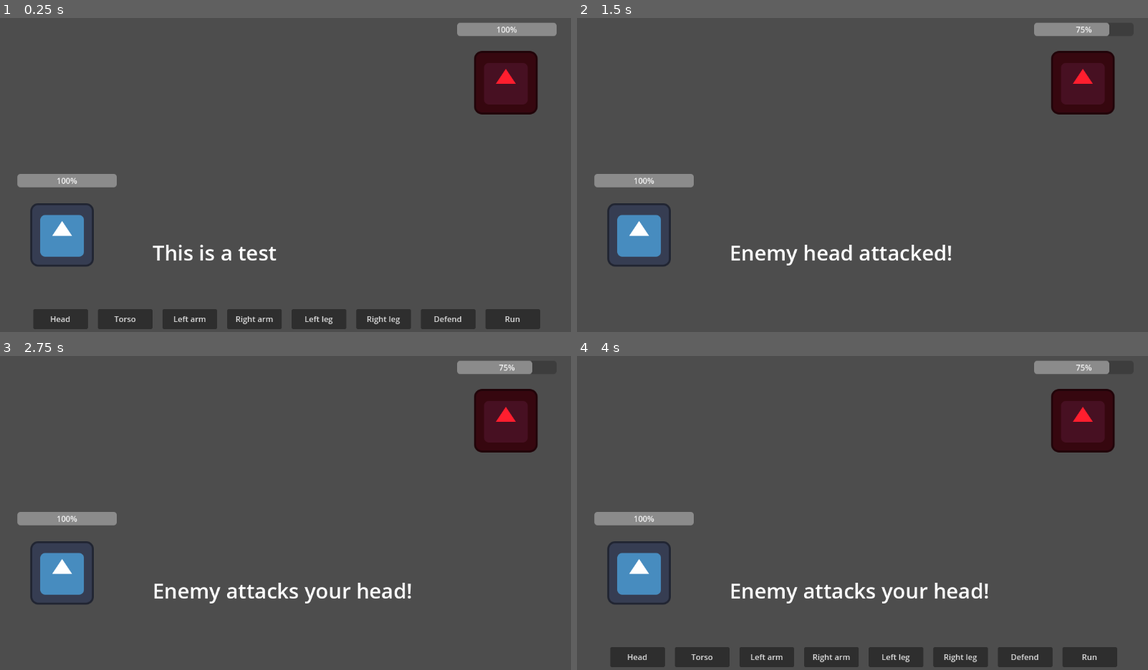
Above: before the commit, frames 1-4 (two rows, left to right).
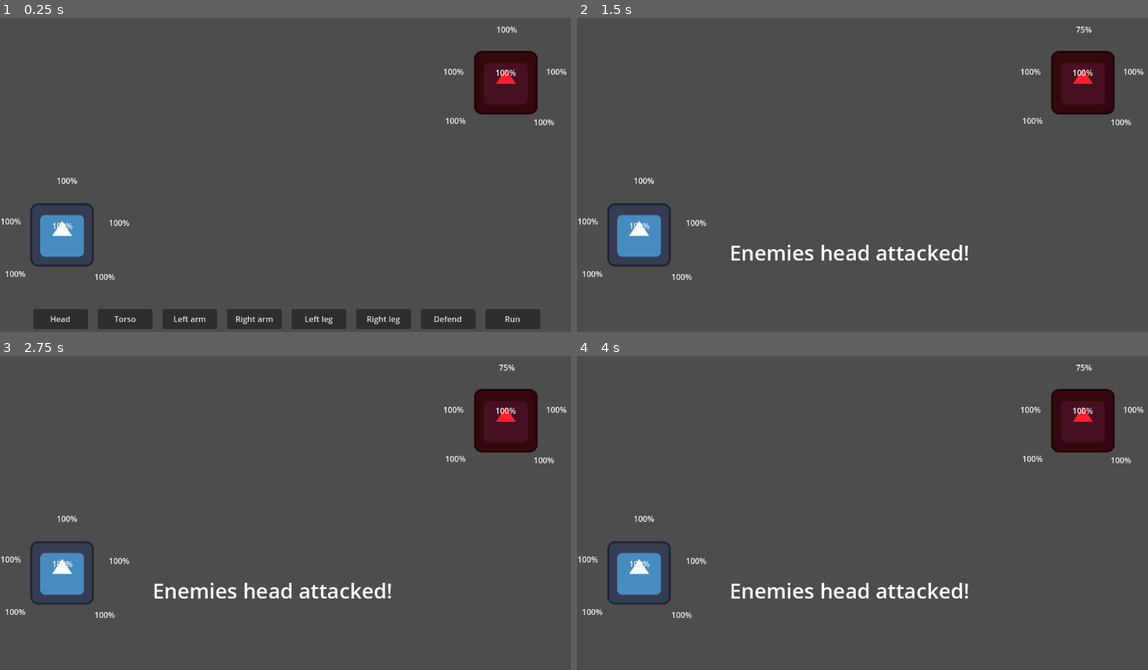
Above: after the commit, the same moments.

Repository: wildkind-gg/godot-wild-jam_68
Game: Godot game, scene res://Scenes/battle.tscn
The game is run twice, just before and just after one commit, with the same random seed, the same clock (stepped at 60 frames per second) and the same inputs. The engine's default icon, where the game draws it, is replaced by a stand-in: a white triangle on a blue panel in a dark square.
Inputs:
- Up to frame 1 (0.25 s): no input
- Up to frame 2 (1.5 s): click "Head" at 0.5 s; tap Enter at 1.25 s
- Up to frame 3 (2.75 s): no input
- Up to frame 4 (4 s): tap Space at 2.75 s; tap Enter at 3.5 s

The runs differ from the first frame. In frame 1, 2.2% of the frame differs, in the area x 0-100%, y 1-84%; in frame 2, 2.5%; in frame 3, 2.5%; in frame 4, 7.2%, in the area x 0-100%, y 1-100%.
Error after the commit: Invalid access to property or key 'player_turn_started' on a base object of type 'Resource'. (res://Scripts/battle.gd:9)

Commit message:
battle and conductor
- created bare bones battle scene
- began work on conductor node

Diff:
--- a/Scenes/battle.tscn
+++ b/Scenes/battle.tscn
@@ -1,8 +1,17 @@
-[gd_scene load_steps=7 format=3 uid="uid://c3ev5xwygolwl"]
+[gd_scene load_steps=9 format=3 uid="uid://c3ev5xwygolwl"]
 
 [ext_resource type="Script" path="res://Scripts/battle.gd" id="1_wb0f5"]
 [ext_resource type="PackedScene" uid="uid://ckrm64kavjvpr" path="res://Scenes/player.tscn" id="2_qdcmu"]
 [ext_resource type="PackedScene" uid="uid://cpxmv4kpifn3x" path="res://Scenes/enemy.tscn" id="3_ebjh3"]
+
+[sub_resource type="StyleBoxFlat" id="StyleBoxFlat_ajrwm"]
+bg_color = Color(0.6, 0.6, 0.6, 0)
+
+[sub_resource type="StyleBoxFlat" id="StyleBoxFlat_ca5t3"]
+bg_color = Color(0.6, 0.6, 0.6, 0)
+
+[sub_resource type="Animation" id="Animation_00tku"]
+length = 0.001
 
 [sub_resource type="Animation" id="Animation_6vtxd"]
 resource_name = "tackle"
@@ -20,9 +29,6 @@
 "values": [Vector2(125, 452), Vector2(175, 452), Vector2(125, 452)]
 }
 
-[sub_resource type="Animation" id="Animation_00tku"]
-length = 0.001
-
 [sub_resource type="AnimationLibrary" id="AnimationLibrary_jwsv8"]
 _data = {
 "RESET": SubResource("Animation_00tku"),
@@ -38,7 +44,6 @@
 offset_right = 666.0
 offset_bottom = 542.0
 theme_override_font_sizes/font_size = 42
-text = "This is a test"
 
 [node name="UI" type="CanvasLayer" parent="."]
 
@@ -106,25 +111,113 @@
 
 [node name="Gauges" type="Node" parent="UI/Battle_UI"]
 
-[node name="Player_Head" type="ProgressBar" parent="UI/Battle_UI/Gauges"]
-custom_minimum_size = Vector2(200, 0)
+[node name="Player_Limbs" type="Node" parent="UI/Battle_UI/Gauges"]
+
+[node name="Player_Head" type="ProgressBar" parent="UI/Battle_UI/Gauges/Player_Limbs"]
 offset_left = 35.0
 offset_top = 329.0
 offset_right = 235.0
 offset_bottom = 356.0
-
-[node name="Enemy_Head" type="ProgressBar" parent="UI/Battle_UI/Gauges"]
-custom_minimum_size = Vector2(200, 0)
+theme_override_styles/background = SubResource("StyleBoxFlat_ajrwm")
+theme_override_styles/fill = SubResource("StyleBoxFlat_ca5t3")
+
+[node name="Player_Rarm" type="ProgressBar" parent="UI/Battle_UI/Gauges/Player_Limbs"]
+offset_left = 140.0
+offset_top = 414.0
+offset_right = 340.0
+offset_bottom = 441.0
+theme_override_styles/background = SubResource("StyleBoxFlat_ajrwm")
+theme_override_styles/fill = SubResource("StyleBoxFlat_ca5t3")
+
+[node name="Player_Larm" type="ProgressBar" parent="UI/Battle_UI/Gauges/Player_Limbs"]
+offset_left = -78.0
+offset_top = 411.0
+offset_right = 122.0
+offset_bottom = 438.0
+theme_override_styles/background = SubResource("StyleBoxFlat_ajrwm")
+theme_override_styles/fill = SubResource("StyleBoxFlat_ca5t3")
+
+[node name="Player_Lleg" type="ProgressBar" parent="UI/Battle_UI/Gauges/Player_Limbs"]
+offset_left = -69.0
+offset_top = 517.0
+offset_right = 131.0
+offset_bottom = 544.0
+theme_override_styles/background = SubResource("StyleBoxFlat_ajrwm")
+theme_override_styles/fill = SubResource("StyleBoxFlat_ca5t3")
+
+[node name="Player_Rleg" type="ProgressBar" parent="UI/Battle_UI/Gauges/Player_Limbs"]
+offset_left = 111.0
+offset_top = 523.0
+offset_right = 311.0
+offset_bottom = 550.0
+theme_override_styles/background = SubResource("StyleBoxFlat_ajrwm")
+theme_override_styles/fill = SubResource("StyleBoxFlat_ca5t3")
+
+[node name="Player_Torso" type="ProgressBar" parent="UI/Battle_UI/Gauges/Player_Limbs"]
+offset_left = 26.0
+offset_top = 420.0
+offset_right = 226.0
+offset_bottom = 447.0
+theme_override_styles/background = SubResource("StyleBoxFlat_ajrwm")
+theme_override_styles/fill = SubResource("StyleBoxFlat_ca5t3")
+
+[node name="Enemy_Limbs" type="Node" parent="UI/Battle_UI/Gauges"]
+
+[node name="Enemy_Head" type="ProgressBar" parent="UI/Battle_UI/Gauges/Enemy_Limbs"]
 offset_left = 920.0
 offset_top = 24.0
 offset_right = 1120.0
 offset_bottom = 51.0
+theme_override_styles/background = SubResource("StyleBoxFlat_ajrwm")
+theme_override_styles/fill = SubResource("StyleBoxFlat_ca5t3")
+
+[node name="Enemy_Rarm" type="ProgressBar" parent="UI/Battle_UI/Gauges/Enemy_Limbs"]
+offset_left = 1020.0
+offset_top = 109.0
+offset_right = 1220.0
+offset_bottom = 136.0
+theme_override_styles/background = SubResource("StyleBoxFlat_ajrwm")
+theme_override_styles/fill = SubResource("StyleBoxFlat_ca5t3")
+
+[node name="Enemy_Larm" type="ProgressBar" parent="UI/Battle_UI/Gauges/Enemy_Limbs"]
+offset_left = 813.0
+offset_top = 109.0
+offset_right = 1013.0
+offset_bottom = 136.0
+theme_override_styles/background = SubResource("StyleBoxFlat_ajrwm")
+theme_override_styles/fill = SubResource("StyleBoxFlat_ca5t3")
+
+[node name="Enemy_Lleg" type="ProgressBar" parent="UI/Battle_UI/Gauges/Enemy_Limbs"]
+offset_left = 817.0
+offset_top = 208.0
+offset_right = 1017.0
+offset_bottom = 235.0
+theme_override_styles/background = SubResource("StyleBoxFlat_ajrwm")
+theme_override_styles/fill = SubResource("StyleBoxFlat_ca5t3")
+
+[node name="Enemy_Rleg" type="ProgressBar" parent="UI/Battle_UI/Gauges/Enemy_Limbs"]
+offset_left = 995.0
+offset_top = 211.0
+offset_right = 1195.0
+offset_bottom = 238.0
+theme_override_styles/background = SubResource("StyleBoxFlat_ajrwm")
+theme_override_styles/fill = SubResource("StyleBoxFlat_ca5t3")
+
+[node name="Enemy_Torso" type="ProgressBar" parent="UI/Battle_UI/Gauges/Enemy_Limbs"]
+offset_left = 918.0
+offset_top = 111.0
+offset_right = 1118.0
+offset_bottom = 138.0
+theme_override_styles/background = SubResource("StyleBoxFlat_ajrwm")
+theme_override_styles/fill = SubResource("StyleBoxFlat_ca5t3")
 
 [node name="Player" parent="." instance=ExtResource("2_qdcmu")]
 position = Vector2(125, 452)
 
 [node name="Enemy" parent="." instance=ExtResource("3_ebjh3")]
 position = Vector2(1018, 145)
+speed = 5.0
+currentHeals = 2.0
 
 [node name="Camera2D" type="Camera2D" parent="."]
 position = Vector2(576, 324)
--- /dev/null
+++ b/Scenes/conductor.tscn
@@ -0,0 +1,8 @@
+[gd_scene load_steps=2 format=3 uid="uid://dittm8xt3v3dp"]
+
+[ext_resource type="Script" path="res://Scripts/Conductor.gd" id="1_f0w64"]
+
+[node name="Conductor" type="AudioStreamPlayer"]
+script = ExtResource("1_f0w64")
+
+[node name="StartTimer" type="Timer" parent="."]
--- a/Scenes/enemy.tscn
+++ b/Scenes/enemy.tscn
@@ -1,8 +1,10 @@
-[gd_scene load_steps=2 format=3 uid="uid://cpxmv4kpifn3x"]
+[gd_scene load_steps=3 format=3 uid="uid://cpxmv4kpifn3x"]
 
+[ext_resource type="Script" path="res://Scripts/enemy.gd" id="1_vxg0j"]
 [ext_resource type="Texture2D" uid="uid://b6e1kho53dcno" path="res://Misc/icon.svg" id="1_wxili"]
 
 [node name="Enemy" type="Node2D"]
+script = ExtResource("1_vxg0j")
 
 [node name="Sprite2D" type="Sprite2D" parent="."]
 modulate = Color(1, 0.117647, 0.180392, 1)
--- /dev/null
+++ b/Scripts/Conductor.gd
@@ -0,0 +1,22 @@
+extends AudioStreamPlayer
+
+@export var bpm = 100
+@export var measures = 4
+
+#tracking beat and song position
+var song_position: float = 0.0
+var song_position_in_beats = 1
+var sec_per_beat : float = 60.0 / bpm
+var last_reported_beat = 0
+var beats_before_start = 0
+var measure = 1
+
+#determining how close to the beat an event is
+var closest = 0
+var time_off_beat : float = 0.0
+
+signal beat(position)
+signal measure_sig(position)
+
+func _ready():
+	sec_per_beat = 60.0 / bpm
--- a/Scripts/Global.gd
+++ b/Scripts/Global.gd
@@ -1,4 +1,16 @@
 extends Node
 
-var playerHead = 100
-var enemyHead = 100
+var playerHead:float = 100.0
+var playerLarm:float = 100.0
+var playerRarm:float = 100.0
+var playerLleg:float = 100.0
+var playerRleg:float = 100.0
+var playerTorso:float = 100.0
+var enemyHead:float = 100.0
+var enemyLarm:float = 100.0
+var enemyRarm:float = 100.0
+var enemyLleg:float = 100.0
+var enemyRleg:float = 100.0
+var enemyTorso:float = 100.0
+
+var turnCounter = 0
--- a/Scripts/TurnManager.gd
+++ b/Scripts/TurnManager.gd
@@ -1,4 +1,4 @@
-extends Resource
+extends AudioStreamPlayer
 
 class_name TurnManager
 
--- a/Scripts/battle.gd
+++ b/Scripts/battle.gd
@@ -14,48 +14,66 @@
 	# leave game press esc
 	if Input.is_action_just_pressed("ui_cancel"):
 		get_tree().quit()
-	$UI/Battle_UI/Gauges/Player_Head.value = Global.playerHead
-	$UI/Battle_UI/Gauges/Enemy_Head.value = Global.enemyHead
-	if Global.enemyHead <= 0:
-		get_tree().quit()
-
+	$UI/Battle_UI/Gauges/Player_Limbs/Player_Head.value = Global.playerHead
+	$UI/Battle_UI/Gauges/Player_Limbs/Player_Rarm.value = Global.playerRarm
+	$UI/Battle_UI/Gauges/Player_Limbs/Player_Larm.value = Global.playerLarm
+	$UI/Battle_UI/Gauges/Player_Limbs/Player_Lleg.value = Global.playerLleg
+	$UI/Battle_UI/Gauges/Player_Limbs/Player_Rleg.value = Global.playerRleg
+	$UI/Battle_UI/Gauges/Player_Limbs/Player_Torso.value = Global.playerTorso
+	$UI/Battle_UI/Gauges/Enemy_Limbs/Enemy_Head.value = Global.enemyHead
+	$UI/Battle_UI/Gauges/Enemy_Limbs/Enemy_Rarm.value = Global.enemyRarm
+	$UI/Battle_UI/Gauges/Enemy_Limbs/Enemy_Larm.value = Global.enemyLarm
+	$UI/Battle_UI/Gauges/Enemy_Limbs/Enemy_Lleg.value = Global.enemyLleg
+	$UI/Battle_UI/Gauges/Enemy_Limbs/Enemy_Rleg.value = Global.enemyRleg
+	$UI/Battle_UI/Gauges/Enemy_Limbs/Enemy_Torso.value = Global.enemyTorso
 
 func _on_player_turn_started():
 	UI.show()
 
 func _on_enemy_turn_started():
+	Global.turnCounter += 1
 	UI.hide()
+	$Enemy._enemy_turn()
+	# end turn
 	$Label.text = "Enemy attacks your head!"
 	await get_tree().create_timer(2).timeout #when animations added, on animation finished change turn and show ui
 	turnmanager.turn = turnmanager.PLAYER_TURN
 
 func _on_head_pressed():
 	Global.enemyHead -= 25 #test value
-	$Label.text = "Enemy head attacked!"
+	$Label.text = "Enemies head attacked!"
 	UI.hide()
 	$AnimationPlayer.play("tackle")
 
-
-
 func _on_torso_pressed():
-	pass # Replace with function body.
-
+	Global.enemyTorso -= 25 #test value
+	$Label.text = "Enemies torso attacked!"
+	UI.hide()
+	$AnimationPlayer.play("tackle")
 
 func _on_left_arm_pressed():
-	pass # Replace with function body.
-
+	Global.enemyLarm -= 25 #test value
+	$Label.text = "Enemies left arm attacked!"
+	UI.hide()
+	$AnimationPlayer.play("tackle")
 
 func _on_right_arm_pressed():
-	pass # Replace with function body.
-
+	Global.enemyRarm -= 25 #test value
+	$Label.text = "Enemy right arm attacked!"
+	UI.hide()
+	$AnimationPlayer.play("tackle")
 
 func _on_left_leg_pressed():
-	pass # Replace with function body.
-
+	Global.enemyLleg -= 25 #test value
+	$Label.text = "Enemies left leg attacked!"
+	UI.hide()
+	$AnimationPlayer.play("tackle")
 
 func _on_right_leg_pressed():
-	pass # Replace with function body.
-
+	Global.enemyRleg -= 25 #test value
+	$Label.text = "Enemies right leg attacked!"
+	UI.hide()
+	$AnimationPlayer.play("tackle")
 
 func _on_defend_pressed():
 	pass # Replace with function body.
@@ -65,6 +83,6 @@
 	pass # Replace with function body.
 
 
-func _on_animation_player_animation_finished(anim_name):
+func _on_animation_player_animation_finished(_anim_name):
 	await get_tree().create_timer(1).timeout
 	turnmanager.turn = turnmanager.ENEMY_TURN
--- /dev/null
+++ b/Scripts/enemy.gd
@@ -0,0 +1,87 @@
+extends Node2D
+
+@export var speed: float = 0.0
+@export var maxSpeed: float = 10.0
+@export var totalHeals: float = 3.0
+@export var currentHeals: float = 0.0
+var turnmanager = preload("res://Resources/TurnManager.tres")
+
+
+func _enemy_turn():
+
+	# check speed and chance for successful run
+	var speedCheck: float = speed / maxSpeed
+	if Global.enemyLleg == 0 or Global.enemyRleg == 0:
+		speedCheck = 0.0
+
+	# check for heals left
+	var healsRemaining: float = currentHeals / totalHeals
+
+	# check enemy limb health
+	var enemyHeadHealth: float = Global.enemyHead / 100
+	var enemyTorsoHealth: float = Global.enemyTorso / 100
+	var enemyLarmHealth: float = Global.enemyLarm / 100
+	var enemyRarmHealth: float = Global.enemyRarm / 100
+	var enemyLlegHealth: float = Global.enemyLleg / 100
+	var enemyRlegHealth: float = Global.enemyRleg / 100
+	var limbsHealth = enemyHeadHealth + enemyTorsoHealth + enemyLlegHealth + enemyRlegHealth + enemyRarmHealth + enemyLarmHealth
+
+		# check player limb health
+	var playerHeadHealth: float = Global.playerHead / 100
+	var playerTorsoHealth: float = Global.playerTorso / 100
+	var playerLarmHealth: float = Global.playerLarm / 100
+	var playerRarmHealth: float = Global.playerRarm / 100
+	var playerLlegHealth: float = Global.playerLleg / 100
+	var playerRlegHealth: float = Global.playerRleg / 100
+	var playerLimbHealthAvg = (playerHeadHealth + playerTorsoHealth + playerLlegHealth + playerRlegHealth + playerRarmHealth + playerLarmHealth)/6
+
+	# calculate avg for each action
+	var headCalc:float = (limbsHealth + (1-playerHeadHealth) + healsRemaining + speedCheck)/9
+	print(headCalc)
+	var torsoCalc:float = (limbsHealth + (1-playerTorsoHealth) + healsRemaining + speedCheck + 100)/9
+	print(torsoCalc)
+	var larmCalc:float = (limbsHealth + (1-playerLarmHealth) + healsRemaining + speedCheck)/9
+	print(larmCalc)
+	var rarmCalc:float = (limbsHealth + (1-playerRarmHealth) + healsRemaining + speedCheck)/9
+	print(rarmCalc)
+	var llegCalc:float = (limbsHealth + (1-playerLlegHealth) + healsRemaining + speedCheck)/9
+	print(llegCalc)
+	var rlegCalc:float = (limbsHealth + (1-playerRlegHealth) + healsRemaining + speedCheck)/9
+	print(rlegCalc)
+
+	var healCalc:float = (limbsHealth + playerLimbHealthAvg + healsRemaining + speedCheck)/9
+	# add in 1 if a limb is below 30%
+	print(healCalc)
+	var defendCalc:float = (limbsHealth + playerLimbHealthAvg + healsRemaining + speedCheck)/9
+	# add 1 if a limb is below 20%
+	# add 1 if no more heals
+	print(defendCalc)
+	var runCalc:float = (enemyLlegHealth + enemyRlegHealth) / 4
+	# add something later above calc is a place holder
+	# no chance to run if one or more legs are at 0%
+	print(runCalc)
+
+	# comparing values
+	var dict = {"headCalc": headCalc,
+				"torsoCalc": torsoCalc,
+				"llegCalc": llegCalc,
+				"rlegCalc": rlegCalc,
+				"larmCalc": larmCalc,
+				"rarmCalc": rarmCalc,
+				"healCalc": healCalc,
+				"defendCalc": defendCalc,
+				"runCalc": runCalc}
+
+	var bestAction = _find_best_action(dict)
+	print(bestAction)        # prints "d"
+	print(dict[bestAction])  # prints "55"
+
+func _find_best_action(dict):
+	var max_val = -999999
+	var bestAction
+	for i in dict:
+		var val =  dict[i]
+		if val > max_val:
+			max_val = val
+			bestAction = i
+		return bestAction
